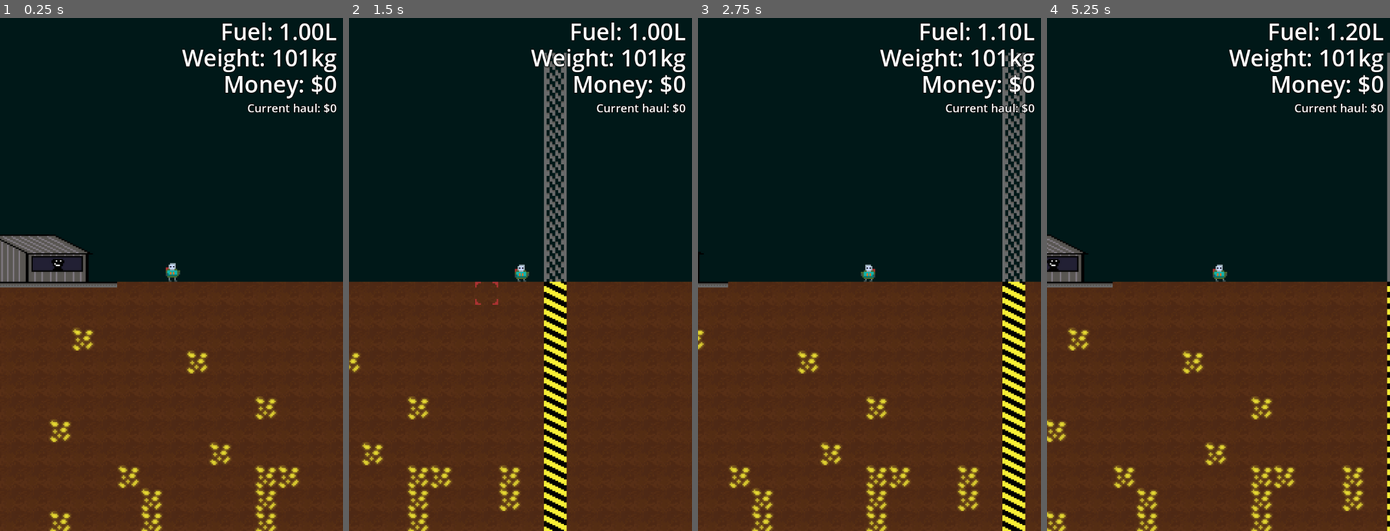
Above: before the commit, frames 1-4 (left to right).
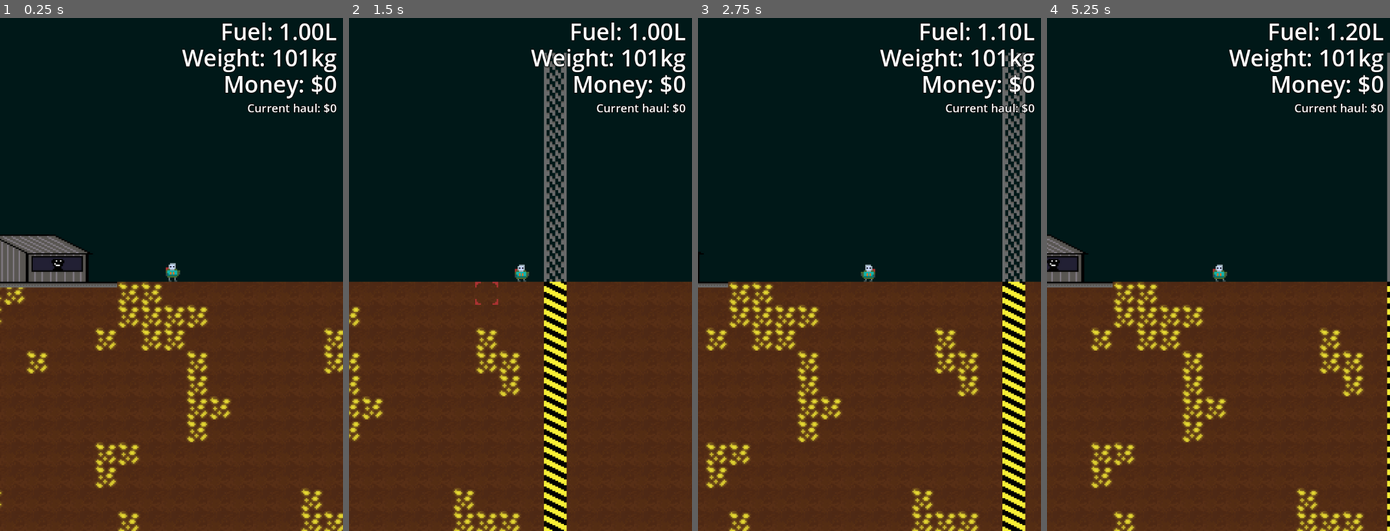
Above: after the commit, the same moments.

Repository: brikr/ludum-dare-57
Game: Godot game, scene res://scenes/main/main.tscn
Two runs of this game, one before a commit and one after it. Both use one fixed random seed, a clock stepped at 60 frames per second and the inputs below.
Inputs (mouse positions are in pixels of both pictures, inside the frame that each line leads up to):
- Up to frame 1 (0.25 s): no input
- Up to frame 2 (1.5 s): tap Enter at 0.5 s; move the mouse to (595, 248) at 0.52 s; hold D (move_right) from 0.53 s (still down); tap F (interact) at 0.6 s; tap Space (jump) at 0.77 s; move the mouse to (451, 300) at 1.27 s; click (451, 300) at 1.35 s
- Up to frame 3 (2.75 s): tap Space (jump) at 1.52 s; move the mouse to (903, 161) at 2.02 s; release D (move_right) at 2.03 s; hold A (move_left) from 2.03 s (still down); right-click (903, 161) at 2.1 s
- Up to frame 4 (5.25 s): move the mouse to (1201, 377) at 2.77 s; release A (move_left) at 2.78 s; hold D (move_right) 2.78-4.28 s; tap F (interact) at 2.85, 5.1 s; tap Space (jump) at 3.02, 3.77, 4.52 s; move the mouse to (1321, 351) at 3.52 s; press the mouse at (1321, 351) at 3.53 s; move the mouse to (1115, 197) at 4.27 s; release the mouse at (1115, 197) at 4.28 s; hold A (move_left) 4.28-5.03 s; right-click (1115, 197) at 4.35 s; move the mouse to (1235, 274) at 5.02 s; hold D (move_right) from 5.03 s (still down)

The runs differ from the first frame. In frame 1, 5.5% of the frame differs, in the area x 0-100%, y 51-100%; in frame 2, 2.9%; in frame 3, 5.6%; in frame 4, 6.0%, in the area x 0-93%, y 51-100%.

Commit message:
world gen adjustments

Diff:
--- a/scenes/constants/constants.gd
+++ b/scenes/constants/constants.gd
@@ -2,7 +2,7 @@
 
 # World Size
 const SURFACE_HEIGHT := 10;
-const MAX_GEN_DEPTH := 100;
+const MAX_GEN_DEPTH := 200;
 const MAX_WORLD_WIDTH := 20;
 const TILE_WIDTH := 16
 
@@ -27,17 +27,31 @@
   Tile.TileObjectType.GOLD: {
     WORLD_GEN_FIELDS.MIN_DEPTH : 0,
     WORLD_GEN_FIELDS.MAX_DEPTH : 75,
-    WORLD_GEN_FIELDS.MIN_COEFFICIENT : 0.085,
-    WORLD_GEN_FIELDS.MAX_COEFFICIENT : 0.04,
-    WORLD_GEN_FIELDS.THRESHOLD: 0.65,
+    WORLD_GEN_FIELDS.MIN_COEFFICIENT : 1.1,
+    WORLD_GEN_FIELDS.MAX_COEFFICIENT : 1.4,
+    WORLD_GEN_FIELDS.THRESHOLD: 0.8,
   },
   Tile.TileObjectType.BLUE: {
     WORLD_GEN_FIELDS.MIN_DEPTH : 25,
     WORLD_GEN_FIELDS.MAX_DEPTH : 100,
-    WORLD_GEN_FIELDS.MIN_COEFFICIENT : 0.04,
-    WORLD_GEN_FIELDS.MAX_COEFFICIENT : 0.1,
-    WORLD_GEN_FIELDS.THRESHOLD: 0.7,
-  }
+    WORLD_GEN_FIELDS.MIN_COEFFICIENT : 1.0,
+    WORLD_GEN_FIELDS.MAX_COEFFICIENT : 1.4,
+    WORLD_GEN_FIELDS.THRESHOLD: 0.8,
+  },
+  Tile.TileObjectType.ALIEN_SKULL: {
+    WORLD_GEN_FIELDS.MIN_DEPTH : 50,
+    WORLD_GEN_FIELDS.MAX_DEPTH : 125,
+    WORLD_GEN_FIELDS.MIN_COEFFICIENT : 1.0,
+    WORLD_GEN_FIELDS.MAX_COEFFICIENT : 1.4,
+    WORLD_GEN_FIELDS.THRESHOLD: 0.8,
+  },
+  Tile.TileObjectType.ALIEN_TECH: {
+    WORLD_GEN_FIELDS.MIN_DEPTH : 100,
+    WORLD_GEN_FIELDS.MAX_DEPTH : 175,
+    WORLD_GEN_FIELDS.MIN_COEFFICIENT : 1.0,
+    WORLD_GEN_FIELDS.MAX_COEFFICIENT : 1.4,
+    WORLD_GEN_FIELDS.THRESHOLD: 0.8,
+  },
 }
 
 # Animation
--- a/scenes/game_state/game_state.gd
+++ b/scenes/game_state/game_state.gd
@@ -22,6 +22,8 @@
   gen_base_under_world() # generates dirt and borders
   gen_out_of_bounds() # dirt outside the hazards as far as the eye can see (7 tiles)
 
+  gen_resource(Tile.TileObjectType.ALIEN_SKULL)
+  gen_resource(Tile.TileObjectType.ALIEN_TECH)
   gen_resource(Tile.TileObjectType.BLUE)
   gen_resource(Tile.TileObjectType.GOLD)
 
@@ -41,8 +43,8 @@
       var depth_ratio := float(y - (Constants.SURFACE_HEIGHT + min_depth)) / float(max_depth - (Constants.SURFACE_HEIGHT + min_depth))
       # Sweep coefficient based on depth.
       var depth_coefficient = lerp(min_depth_coefficient, max_depth_coefficient, depth_ratio)
-
-      var probability = noise.get_noise_2dv(coords) * y * depth_coefficient
+      var noise_val = (noise.get_noise_2dv(coords) + 1.0) / 2.0 # between 0.0 and 1
+      var probability = noise_val * depth_coefficient
       if probability > threashold && map[coords].type == Tile.TileType.DIRT:
         map[coords].objectType = resourceType
 
--- a/scripts/gen_utils.gd
+++ b/scripts/gen_utils.gd
@@ -4,7 +4,7 @@
   var noise = FastNoiseLite.new() # there are a shit load of props you can change
   noise.noise_type = FastNoiseLite.NoiseType.TYPE_SIMPLEX_SMOOTH
   noise.seed = randi()
-  noise.frequency = 0.3
+  noise.frequency = 0.15
   noise.fractal_octaves = 2
   noise.fractal_gain = 0.4
   noise.fractal_lacunarity = 2.5
